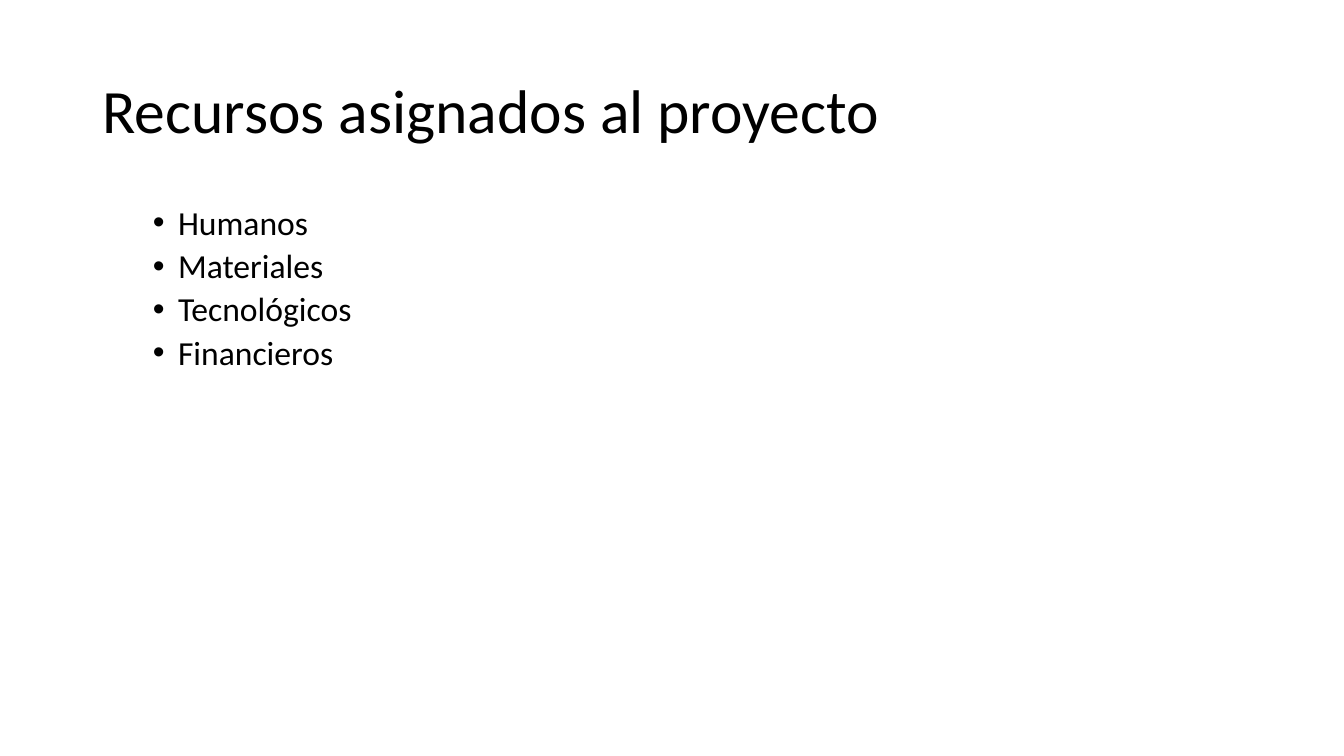
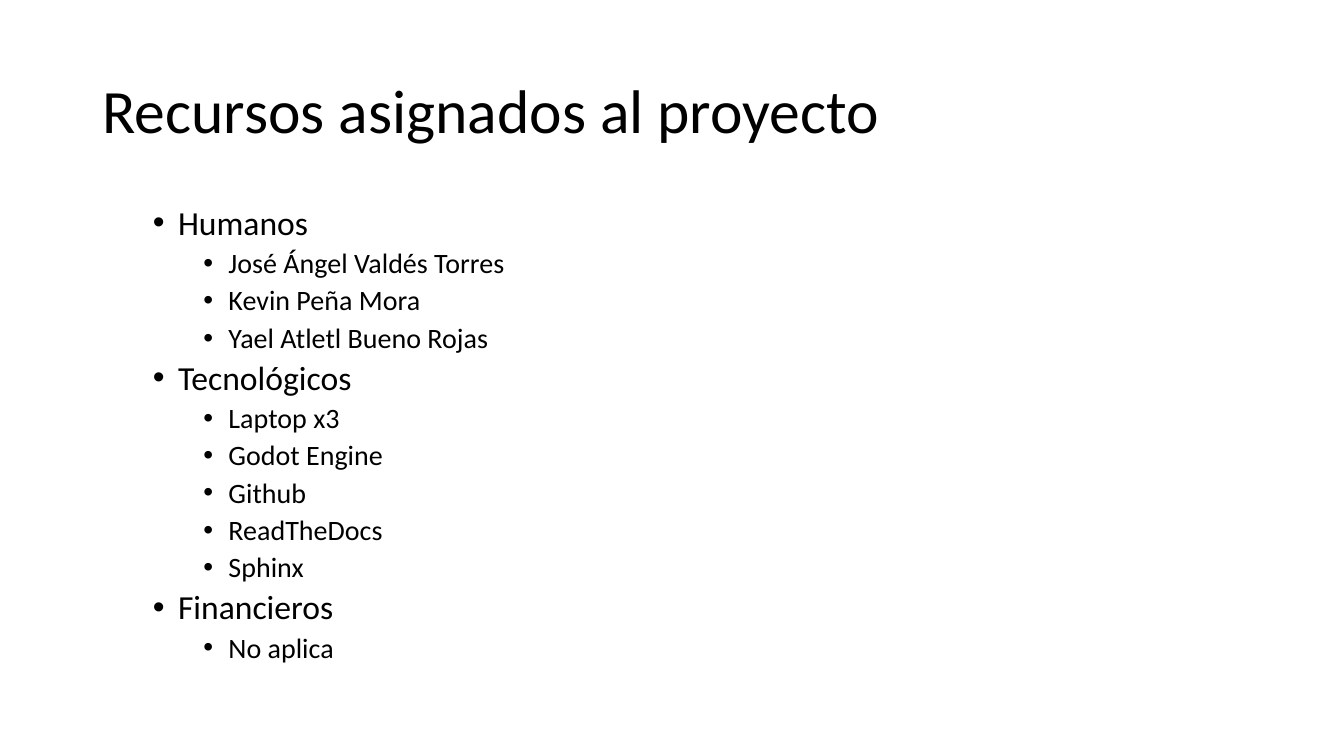
Before and after one commit to DerTee/Framework-Joyeuse, a slide deck: slide 2 of Presentaciones/4.6 Presupuesto.pptx. Drawn at 1344x756 pixels with LibreOffice and Linux fonts; fonts in the diff are those of the drawing. Boxes give left, top, right and bottom in pixels: in the first picture for what was removed or moved away, otherwise in the second. Text is boxed around its words. In the diff, an @@ line names an element or a change of style, - is before the commit and + after.

```diff
--- a/Presentaciones/4.6 Presupuesto.pptx
+++ b/Presentaciones/4.6 Presupuesto.pptx
@@ text at [228,250,504,353]: text changed; size 24 to 20 pt @@
-  • Materiales
+    • José Ángel Valdés Torres
+    • Kevin Peña Mora
+    • Yael Atletl Bueno Rojas
@@ text at [228,410,383,582]: paragraphs added @@
+    • Laptop x3
+    • Godot Engine
+    • Github
+    • ReadTheDocs
+    • Sphinx
@@ text at [228,638,334,663]: paragraph added @@
+    • No aplica
```
Also in this commit, not shown: 1 other slide changed, 3 other files.
